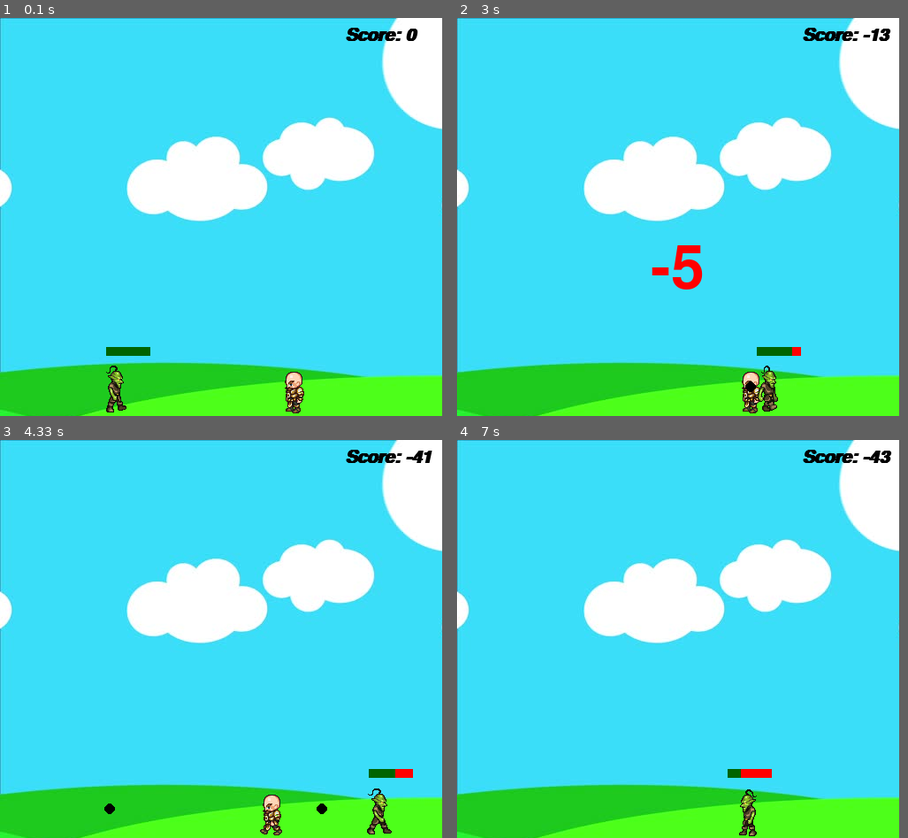
Above: before the commit, frames 1-4 (two rows, left to right).
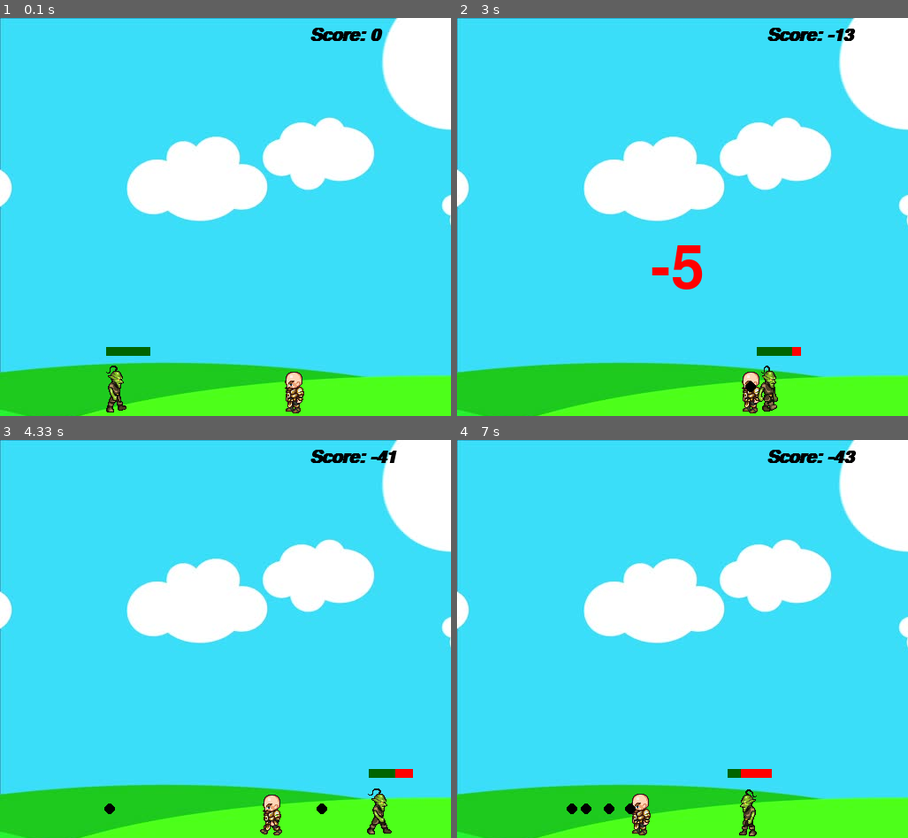
Above: after the commit, the same moments.

Repository: sagarrb1805/Basic-game-with-pygame
Game: pygame game, started from images/pygame3.py
Two runs of this game, one before a commit and one after it. Both use one fixed random seed, a clock stepped at 60 frames per second and the inputs below.
Inputs:
- Up to frame 1 (0.1 s): no input
- Up to frame 2 (3 s): tap Space at 0.33, 0.73, 1.03, 1.23, 1.57, 1.87, 2.07, 2.37, 2.63, 2.93 s; hold Right 0.67-1.13 s; hold Up 1.17-1.47 s; hold Right 1.5-1.97 s; hold Left 2-2.53 s; hold Left 2.57-2.97 s
- Up to frame 3 (4.33 s): hold Right 3-3.37 s; tap Space at 3.07, 3.47, 3.77, 4.13 s; hold Right 3.4-4.03 s; hold Left from 4.07 s (still down)
- Up to frame 4 (7 s): tap Space at 4.43, 4.63, 4.93, 5.13, 5.47, 5.77, 5.97, 6.27, 6.53, 6.83, 6.97 s; release Left at 4.53 s; hold Right 4.57-5.03 s; hold Up 5.07-5.37 s; hold Right 5.4-5.87 s; hold Left 5.9-6.43 s; hold Left 6.47-6.87 s; hold Up from 6.9 s (still down)
In our replay, the window is 500x450 before the commit and 510x450 after it. These sizes can differ from the game's own. Grey fills any space a smaller window leaves; there, only what the larger window draws over its background counts as a difference.

The runs differ from the first frame. In frame 1, 1.3% of the frame differs, in the area x 68-100%, y 0-100%; in frame 2, 1.4%; in frame 3, 1.4%; in frame 4, 1.9%, in the area x 24-100%, y 0-100%.

Commit message:
fixed some bugs in collison and bullet travel

Diff:
--- a/images/pygame3.py
+++ b/images/pygame3.py
@@ -1,7 +1,7 @@
 import pygame
 
 pygame.init()
-win = pygame.display.set_mode((500, 450))
+win = pygame.display.set_mode((510, 450))
 pygame.display.set_caption("game")
 walkRight = [pygame.image.load("R1.png"), pygame.image.load("R2.png"), pygame.image.load("R3.png"),
              pygame.image.load("R4.png"), pygame.image.load("R5.png"),
@@ -56,7 +56,10 @@
                 win.blit(walkLeft[0], (self.x, self.y))
         self.hitbox = (self.x + 17, self.y + 11, 29, 52)
         # pygame.draw.rect(win, (255, 0, 0), self.hitbox, 2)
+
     def hit(self):
+        self.isJump = False
+        self.jumpCount = 10
         self.x = 300
         self.y = 385
         self.walkCount = 0
@@ -153,7 +156,7 @@
 def redrawGameWindow():
     win.blit(bg, (0, 0))
     text = font.render("Score: " + str(score), True, (0, 0, 0))
-    win.blit(text, (390, 10))
+    win.blit(text, (350, 10))
     man.draw(win)
     goblin.draw(win)
     for bullet in bullets:
@@ -170,10 +173,11 @@
 goblin = enemy(100, 390, 64, 64, 450)
 run = True
 while run:
-    if man.hitbox[1] < goblin.hitbox[1] + goblin.hitbox[3] and man.hitbox[1] + man.hitbox[3] > goblin.hitbox[1]:
-        if man.hitbox[0] + man.hitbox[2] > goblin.hitbox[0] and man.hitbox[0] < goblin.hitbox[0] + goblin.hitbox[2]:
-            man.hit()
-            score -= 5
+    if goblin.visible:
+        if man.hitbox[1] < goblin.hitbox[1] + goblin.hitbox[3] and man.hitbox[1] + man.hitbox[3] > goblin.hitbox[1]:
+            if man.hitbox[0] + man.hitbox[2] > goblin.hitbox[0] and man.hitbox[0] < goblin.hitbox[0] + goblin.hitbox[2]:
+                man.hit()
+                score -= 5
 
     if shootLoop > 0:
         shootLoop += 1
@@ -182,12 +186,13 @@
 
     keys = pygame.key.get_pressed()
     for bullet in bullets:
-        if bullet.y - bullet.radius < goblin.hitbox[1] + goblin.hitbox[3] and bullet.y + bullet.radius > goblin.hitbox[1]:
-            if bullet.x + bullet.radius > goblin.hitbox[0] and bullet.x - bullet.radius < goblin.hitbox[0] + goblin.hitbox[2]:
-                hitSound.play()
-                goblin.hit()
-                score += 1
-                bullets.pop(bullets.index(bullet))
+        if goblin.visible:
+            if bullet.y - bullet.radius < goblin.hitbox[1] + goblin.hitbox[3] and bullet.y + bullet.radius > goblin.hitbox[1]:
+                if bullet.x + bullet.radius > goblin.hitbox[0] and bullet.x - bullet.radius < goblin.hitbox[0] + goblin.hitbox[2]:
+                    hitSound.play()
+                    goblin.hit()
+                    score += 1
+                    bullets.pop(bullets.index(bullet))
 
         if 500 > bullet.x > 0:
             bullet.x += bullet.vel
@@ -201,8 +206,7 @@
         else:
             facing = 1
         if len(bullets) < 7:
-            bullets.append(
-                projectile(round(man.x + man.width // 2), round(man.y + man.height // 2), 6, (0, 0, 0), facing))
+            bullets.append(projectile(round(man.x + man.width // 2), round(man.y + man.height // 2), 6, (0, 0, 0), facing))
         shootLoop = 1
 
     if not man.isJump:
@@ -238,8 +242,6 @@
     for event in pygame.event.get():
         if event.type == pygame.QUIT:
             run = False
-
-
     redrawGameWindow()
     pygame.display.update()
 pygame.quit()
